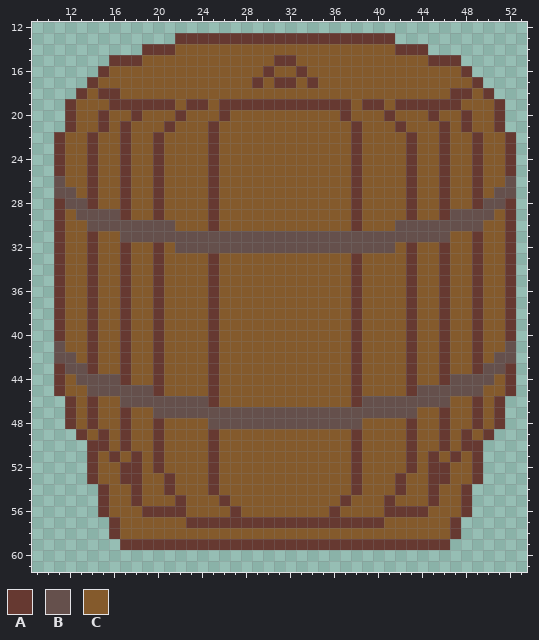
File history of a pixel-art sprite, resources/barrel.png. The picture above was drawn from the file before the commit.
The file is 64x64 pixels. Shown: x 9..53, y 12..61.
Palette (. is transparent): A #663931  B #65504c  C #845a2c
And afterwards:
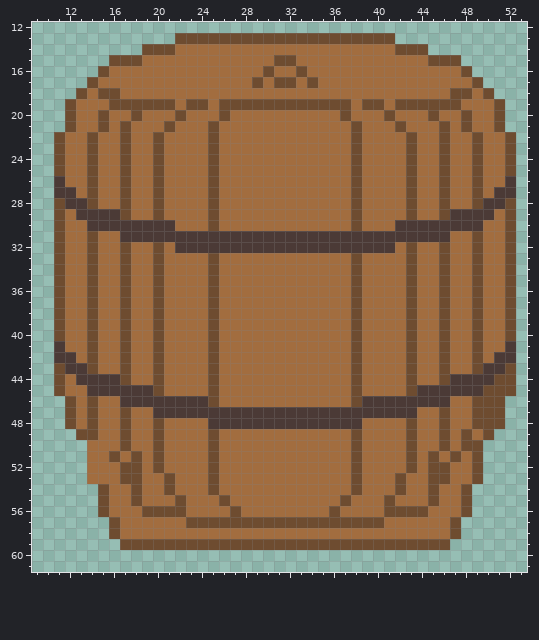
The exact change:
Colour A changes from #663931 to #6e4c30.
Colour B changes from #65504c to #4b3a36.
Colour C changes from #845a2c to #a26d3f.
The edit turns colour C into colour A in row 44 at x 51; in row 45 at x 50 to 51; in rows 46 to 48 at x 50; in row 49 at x 14.
The edit turns colour A into colour C in row 49 at x 15; in row 50 at x 14 to 15; in rows 51 to 53 at x 14.
